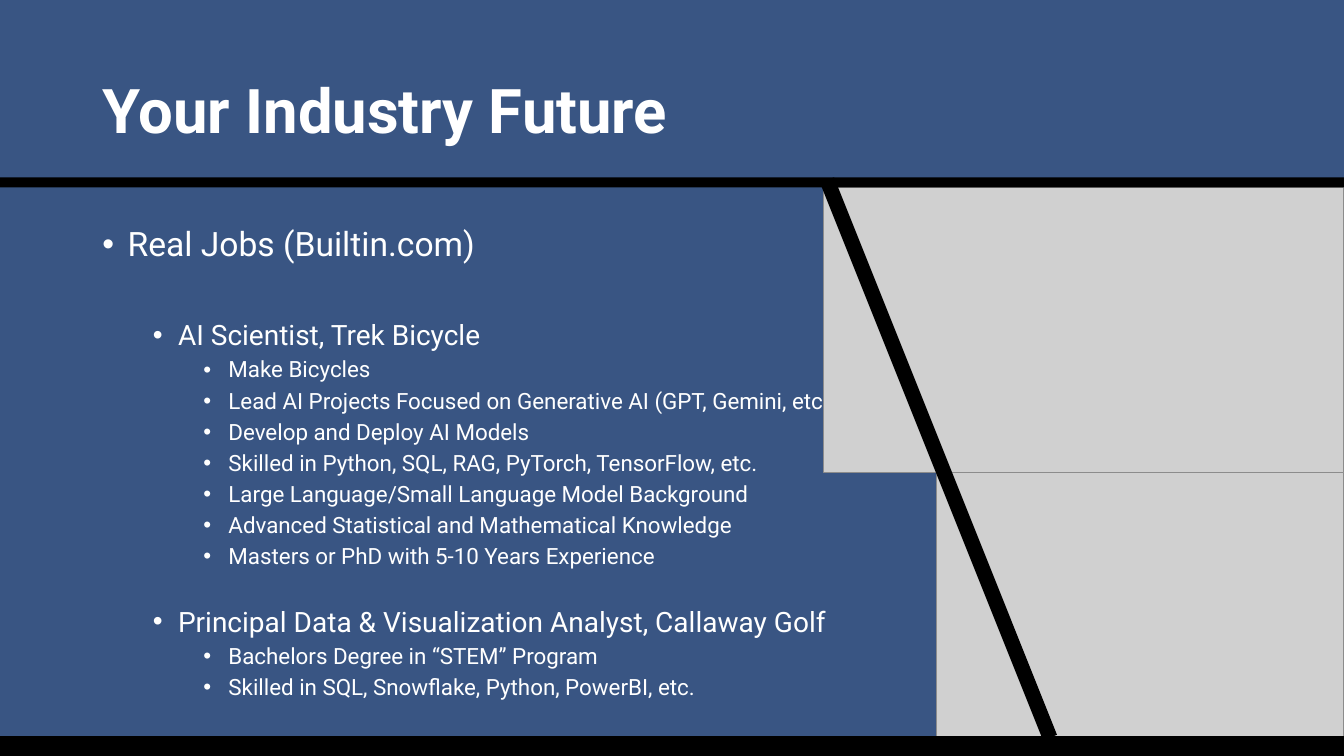
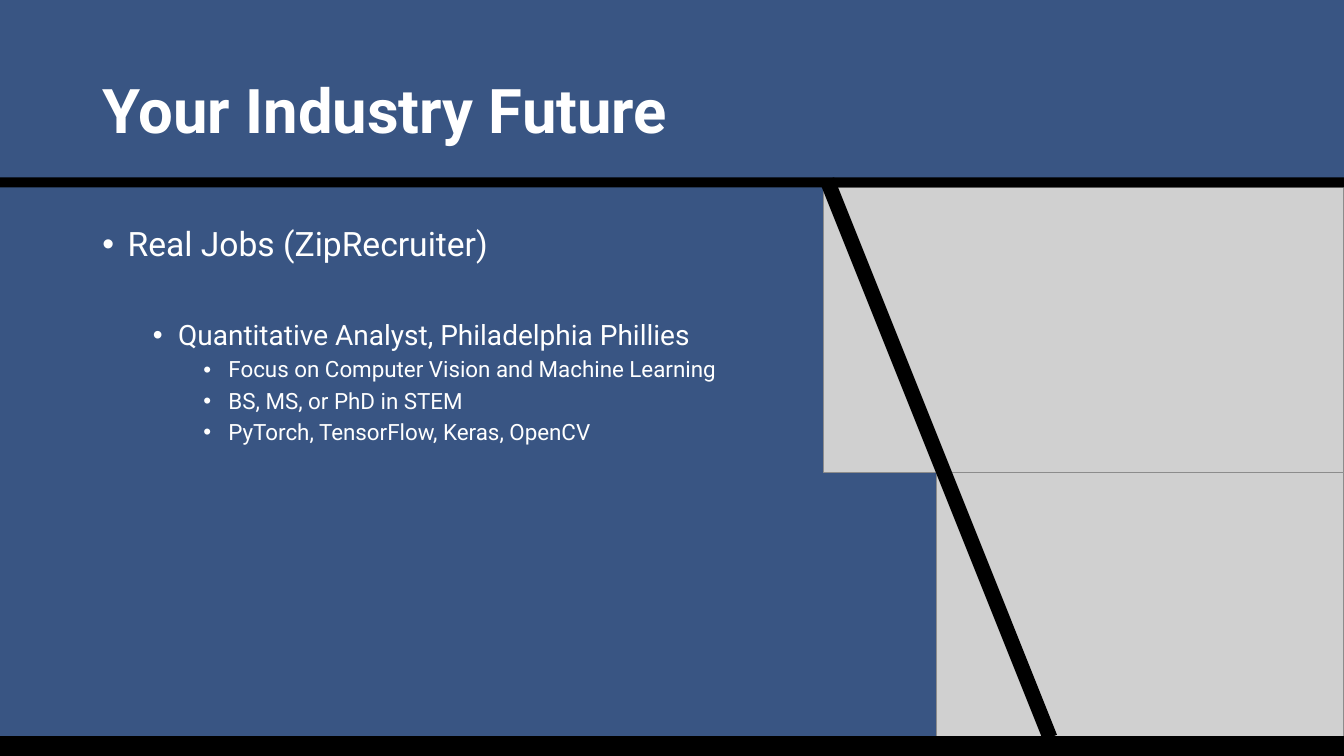
Before and after one commit to SuperMarioGiacomazzo/STOR538_WEBSITE, a slide deck: slide 21 of Slides/Sports Analytics 3/Sports_Analytics_3_Lecture.pptx. Drawn at 1344x756 pixels with LibreOffice and Linux fonts; fonts in the diff are those of the drawing; grey boxes stand for pictures. Boxes give left, top, right and bottom in pixels: in the first picture for what was removed or moved away, otherwise in the second. Text is boxed around its words. In the diff, an @@ line names an element or a change of style, - is before the commit and + after.

```diff
--- a/Slides/Sports Analytics 3/Sports_Analytics_3_Lecture.pptx
+++ b/Slides/Sports Analytics 3/Sports_Analytics_3_Lecture.pptx
@@ text at (128,229,715,445): text changed @@
-• Real Jobs (Builtin.com)
-  • AI Scientist, Trek Bicycle
-    • Make Bicycles
-    • Lead AI Projects Focused on Generative AI (GPT, Gemini, etc.)
-    • Develop and Deploy AI Models
-    • Skilled in Python, SQL, RAG, PyTorch, TensorFlow, etc.
-    • Large Language/Small Language Model Background
-    • Advanced Statistical and Mathematical Knowledge
-    • Masters or PhD with 5-10 Years Experience
-  • Principal Data & Visualization Analyst, Callaway Golf
-    • Bachelors Degree in “STEM” Program
-    • Skilled in SQL, Snowflake, Python, PowerBI, etc.
+• Real Jobs (ZipRecruiter)
+  • Quantitative Analyst, Philadelphia Phillies
+    • Focus on Computer Vision and Machine Learning
+    • BS, MS, or PhD in STEM
+    • PyTorch, TensorFlow, Keras, OpenCV
```
Also in this commit, not shown: 8 other slides changed, 1 slide added, 3 other files.
